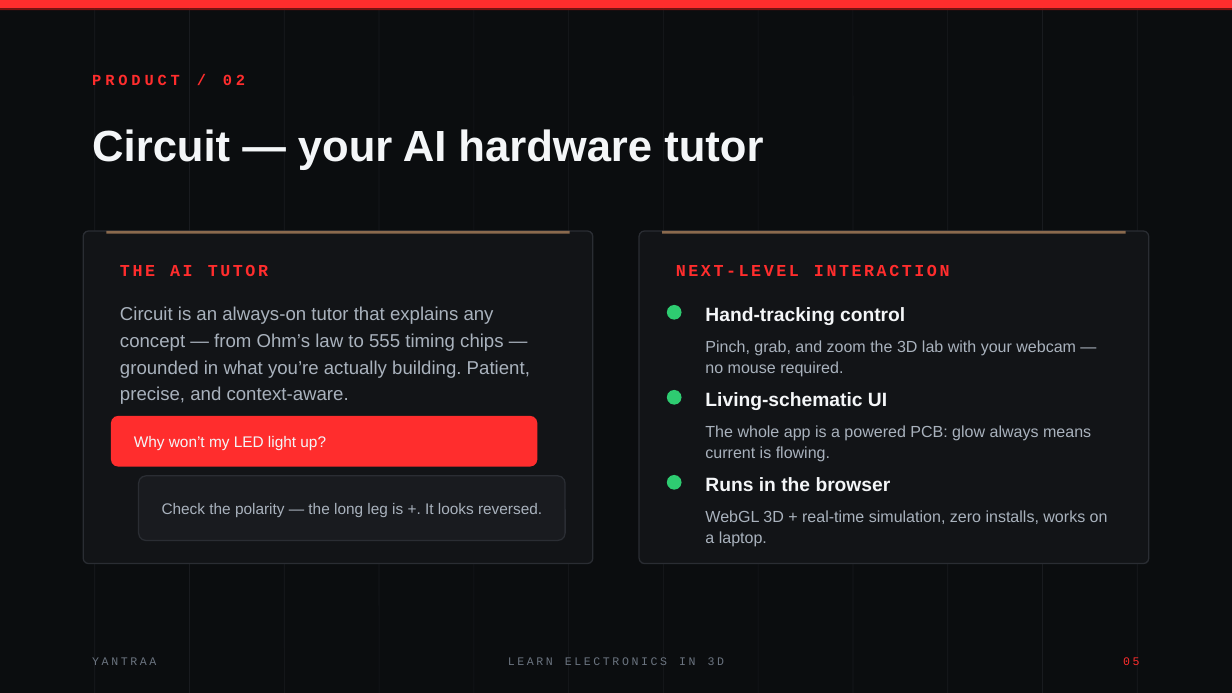
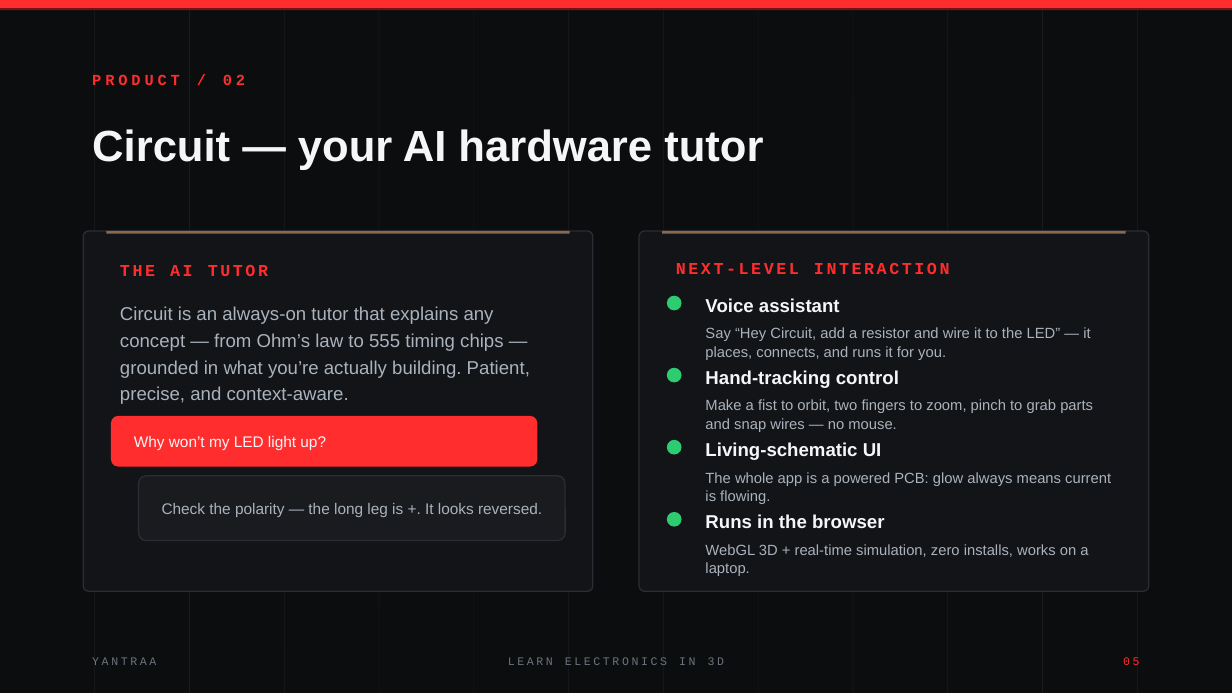
Before and after one commit to deepakgangwar1542-hash/Yantraa, a slide deck: slide 5 of public/yantraa-hackathon-deck.pptx. Drawn at 1232x693 pixels with LibreOffice and Linux fonts; fonts in the diff are those of the drawing. Boxes give left, top, right and bottom in pixels: in the first picture for what was removed or moved away, otherwise in the second. Text is boxed around its words. In the diff, an @@ line names an element or a change of style, - is before the commit and + after.

```diff
--- a/public/yantraa-hackathon-deck.pptx
+++ b/public/yantraa-hackathon-deck.pptx
@@ rounded rectangle resized from (x1=83, y1=231, x2=592, y2=564) to (x1=83, y1=231, x2=592, y2=592) @@
@@ rounded rectangle at (x1=83, y1=231, x2=592, y2=592): proportions changed @@
@@ rounded rectangle at (x1=640, y1=231, x2=1149, y2=592): proportions changed @@
@@ rounded rectangle resized from (x1=640, y1=231, x2=1149, y2=564) to (x1=640, y1=231, x2=1149, y2=592) @@
@@ ellipse moved from (x1=666, y1=305, x2=681, y2=320) to (x1=666, y1=296, x2=681, y2=311) @@
@@ text added at (x1=705, y1=298, x2=840, y2=312), 14.5 pt, text #F4F6F8, bold @@
+Voice assistant
@@ text at (x1=705, y1=327, x2=1090, y2=360): text changed; size 12.5 to 11.5 pt @@
-Pinch, grab, and zoom the 3D lab with your webcam — no mouse required.
+Say “Hey Circuit, add a resistor and wire it to the LED” — it places, connects, and runs it for you.
@@ ellipse moved from (x1=666, y1=390, x2=681, y2=405) to (x1=666, y1=368, x2=681, y2=383) @@
@@ size 15 to 14.5 pt in 3 elements at (x1=705, y1=514, x2=884, y2=528), (x1=705, y1=442, x2=882, y2=460), (x1=705, y1=370, x2=899, y2=388) @@
@@ text "Hand-tracking control" moved from (x1=705, y1=307, x2=905, y2=325) to (x1=705, y1=370, x2=899, y2=388) @@
@@ text added at (x1=705, y1=399, x2=1093, y2=432), 11.5 pt, text #A9B2BD @@
+Make a fist to orbit, two fingers to zoom, pinch to grab parts and snap wires — no mouse.
@@ ellipse moved from (x1=666, y1=475, x2=681, y2=490) to (x1=666, y1=440, x2=681, y2=455) @@
@@ text "Living-schematic UI" moved from (x1=705, y1=392, x2=887, y2=410) to (x1=705, y1=442, x2=882, y2=460) @@
@@ text "The whole app is a ..." at (x1=705, y1=472, x2=1111, y2=504): size 12.5 to 11.5 pt; line spacing 1.1 to 1.05 @@
@@ text "The whole app is a ..." moved from (x1=705, y1=425, x2=1091, y2=462) to (x1=705, y1=472, x2=1111, y2=504) @@
@@ text "Runs in the browser" moved from (x1=705, y1=477, x2=891, y2=491) to (x1=705, y1=514, x2=884, y2=528) @@
@@ ellipse added at (x1=666, y1=512, x2=681, y2=527), fill #2ECC71 @@
@@ text "WebGL 3D + real-time simulation, ..." moved from (x1=705, y1=510, x2=1108, y2=547) to (x1=705, y1=544, x2=1088, y2=576) @@
@@ text "WebGL 3D + real-time simulation, ..." at (x1=705, y1=544, x2=1088, y2=576): size 12.5 to 11.5 pt; line spacing 1.1 to 1.05 @@
```
Also in this commit, not shown: 4 other slides changed, 1 other file.
